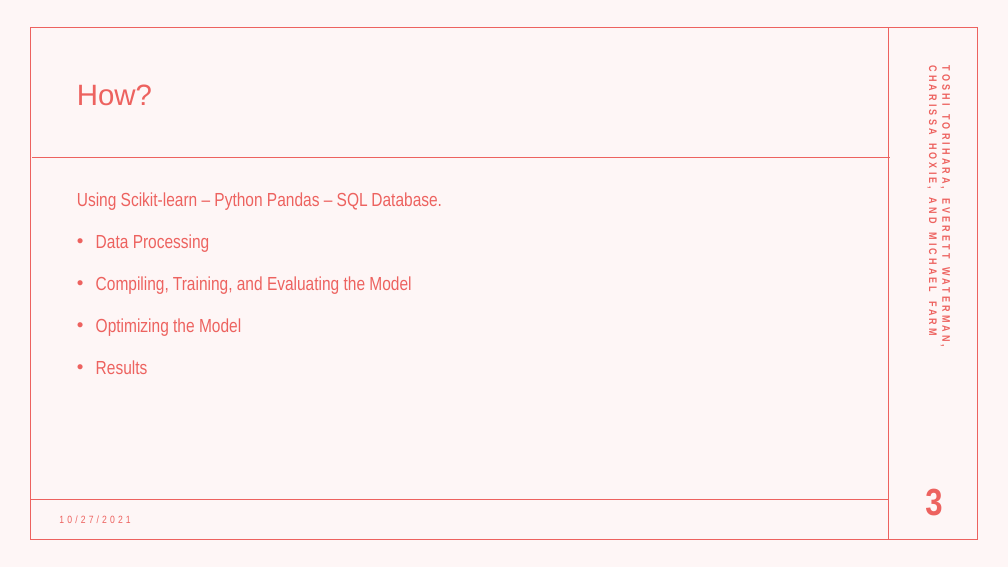
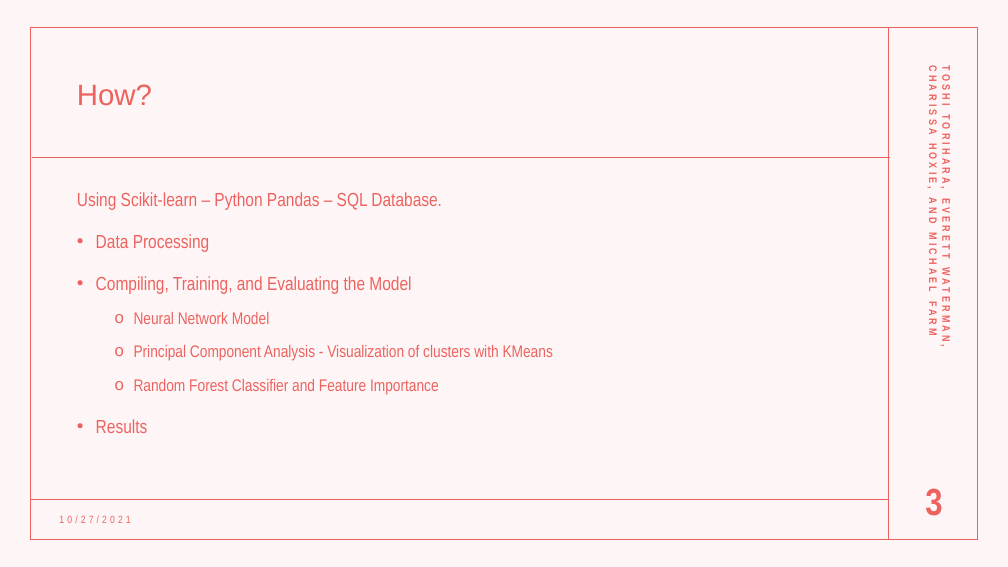
Before and after one commit to toshitorihara/Project4, a slide deck: slide 3 of mfarm/Project-4.pptx. Drawn at 1008x567 pixels with LibreOffice and Linux fonts; fonts in the diff are those of the drawing. Boxes give left, top, right and bottom in pixels: in the first picture for what was removed or moved away, otherwise in the second. Text is boxed around its words. In the diff, an @@ line names an element or a change of style, - is before the commit and + after.

```diff
--- a/mfarm/Project-4.pptx
+++ b/mfarm/Project-4.pptx
@@ text at (134,312,553,395): text changed; size 18 to 16 pt @@
-• Optimizing the Model
+  o Neural Network Model
+  o Principal Component Analysis - Visualization of clusters with KMeans
+  o Random Forest Classifier and Feature Importance
```
Also in this commit, not shown: 3 other slides changed.
